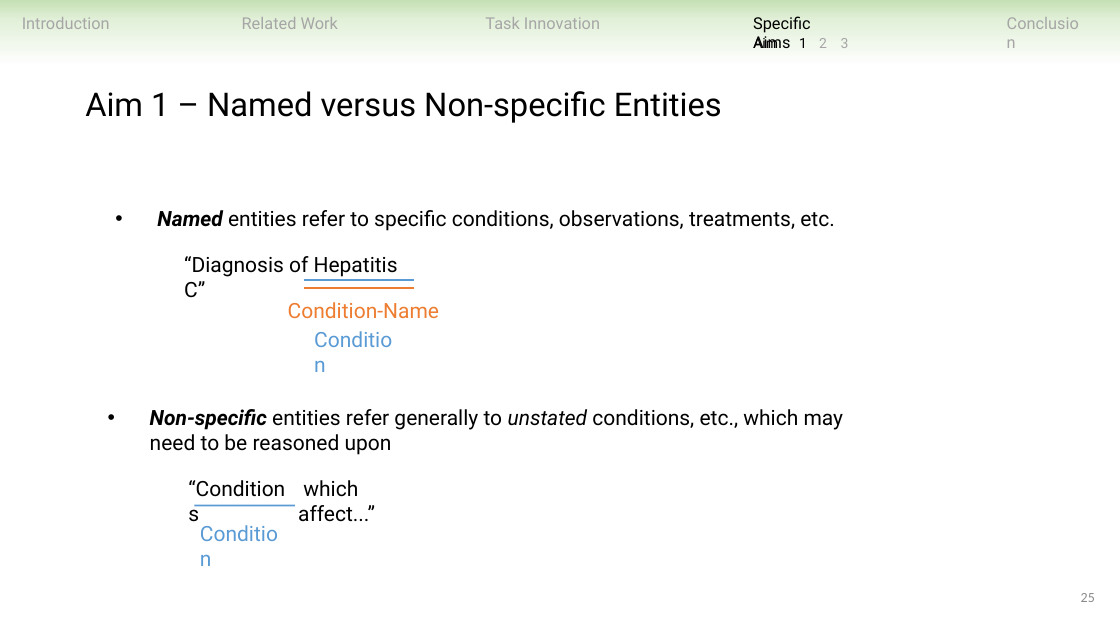
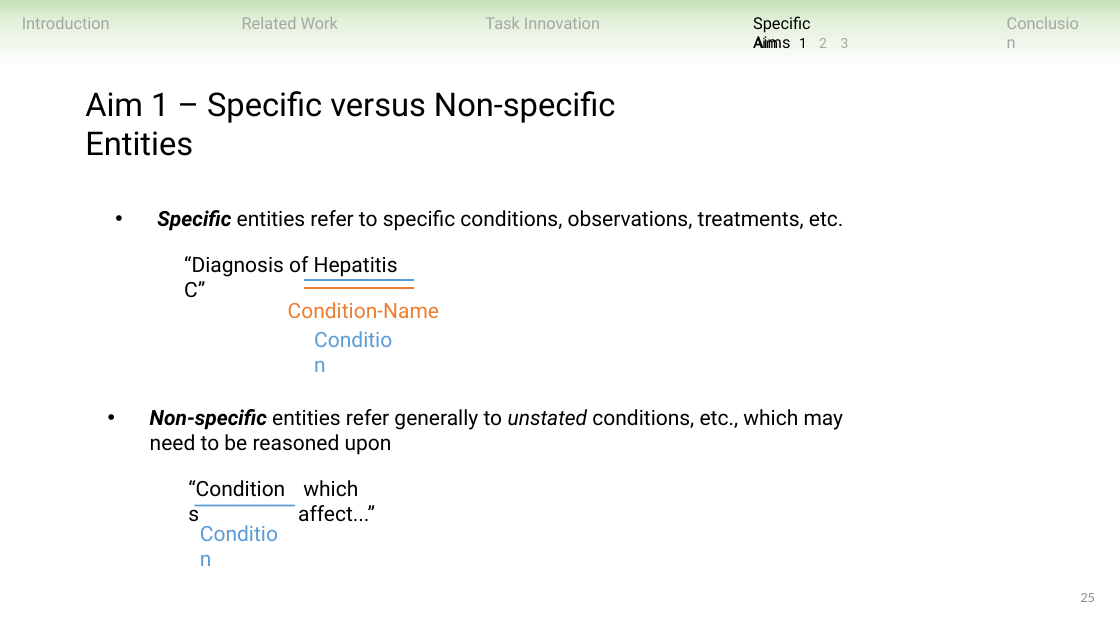
Before and after one commit to ndobb/dissertation, a slide deck: slide 25 of 4_general_exam/presentation/nic_dobbins_general_exam.pptx. Drawn at 1120x630 pixels with LibreOffice and Linux fonts; fonts in the diff are those of the drawing. Boxes give left, top, right and bottom in pixels: in the first picture for what was removed or moved away, otherwise in the second. Text is boxed around its words. In the diff, an @@ line names an element or a change of style, - is before the commit and + after.

```diff
--- a/4_general_exam/presentation/nic_dobbins_general_exam.pptx
+++ b/4_general_exam/presentation/nic_dobbins_general_exam.pptx
@@ text at (85,91,616,156): text changed @@
-Aim 1 – Named versus Non-specific Entities
+Aim 1 – Specific versus Non-specific Entities
@@ text at (157,210,843,231): text changed @@
-• Named entities refer to specific conditions, observations, treatments, etc.
+• Specific entities refer to specific conditions, observations, treatments, etc.
```
Also in this commit, not shown: 21 other slides changed, 3 slides added, 1 slide removed.
